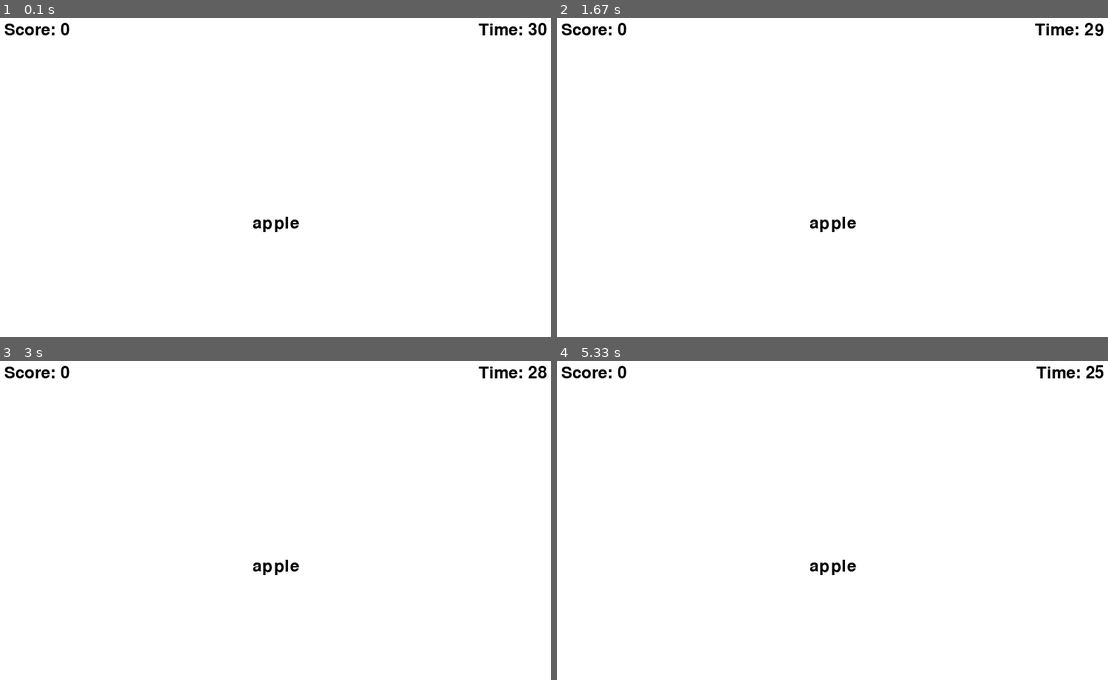
Above: before the commit, frames 1-4 (two rows, left to right).
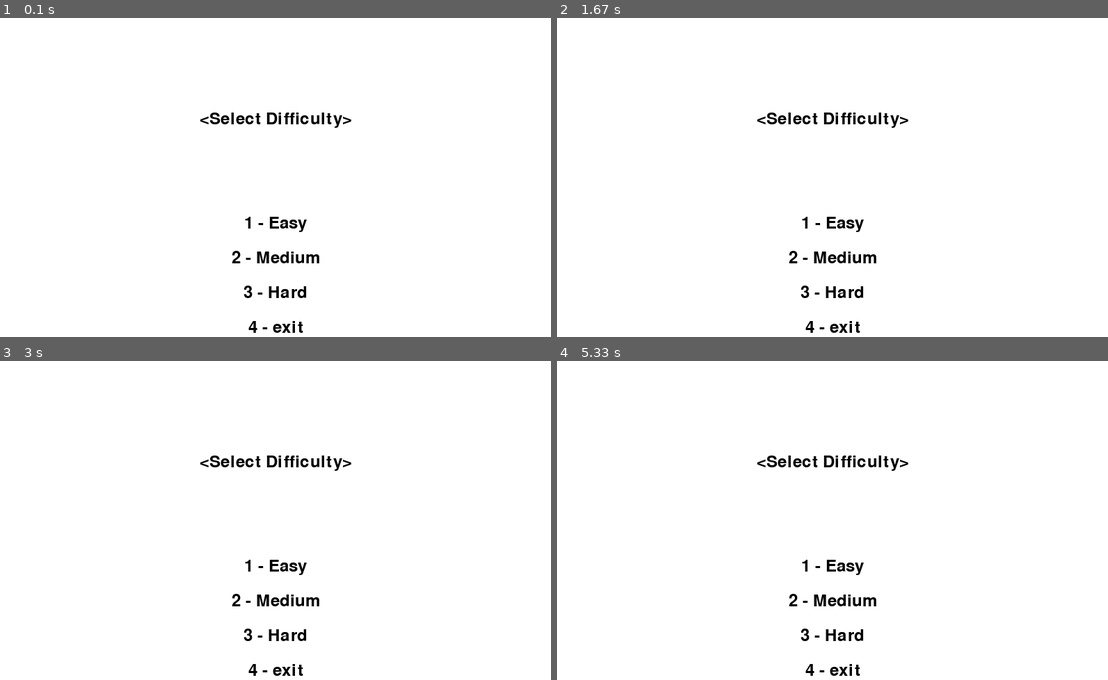
Above: after the commit, the same moments.

Repository: sunshovo/pythongame
Game: pygame game, started from pygametest.py
The game is run twice, just before and just after one commit, with the same random seed, the same clock (stepped at 60 frames per second) and the same inputs.
Inputs:
- Up to frame 1 (0.1 s): no input
- Up to frame 2 (1.67 s): tap Enter at 0.33 s
- Up to frame 3 (3 s): no input
- Up to frame 4 (5.33 s): no input

The runs differ from the first frame. In frame 1, 1.8% of the frame differs, in the area x 0-100%, y 1-99%; in frame 2, 1.8%; in frame 3, 1.8%; in frame 4, 1.8%.

Commit message:
difficulty selection added

Diff:
--- a/pygametest.py
+++ b/pygametest.py
@@ -25,6 +25,7 @@
 EASY = 1
 MEDIUM = 2
 HARD = 3
+EXIT = 4
 
 # Define the word lists for each level
 easy_words = ["apple", "banana", "cherry", "orange", "pear"]
@@ -35,6 +36,71 @@
 score = 0
 time_remaining = 30
 level = EASY
+
+# Define the difficulty selection loop
+difficulty_selected = False
+while not difficulty_selected:
+
+    # Clear the screen
+    screen.fill(WHITE)
+
+    # Draw the difficulty selection labels
+    title_label = font.render("<Select Difficulty>", True, BLACK)
+    easy_label = font.render("1 - Easy", True, BLACK)
+    medium_label = font.render("2 - Medium", True, BLACK)
+    hard_label = font.render("3 - Hard", True, BLACK)
+    exit_game = font.render("4 - exit", True, BLACK)
+
+    # Position the title label
+    title_x = SCREEN_WIDTH // 2 - title_label.get_width() // 2
+    title_y = SCREEN_HEIGHT // 3 - title_label.get_height() // 2 - 50
+    screen.blit(title_label, (title_x, title_y))
+
+    # Calculate the vertical spacing between labels
+    label_spacing = (SCREEN_HEIGHT // 2) // 6
+
+    # Position the difficulty labels
+    easy_x = SCREEN_WIDTH // 2 - easy_label.get_width() // 2
+    easy_y = SCREEN_HEIGHT // 2 - easy_label.get_height() // 2
+    screen.blit(easy_label, (easy_x, easy_y))
+
+    medium_x = SCREEN_WIDTH // 2 - medium_label.get_width() // 2
+    medium_y = easy_y + label_spacing
+    screen.blit(medium_label, (medium_x, medium_y))
+
+    hard_x = SCREEN_WIDTH // 2 - hard_label.get_width() // 2
+    hard_y = medium_y + label_spacing
+    screen.blit(hard_label, (hard_x, hard_y))
+
+    exit_x = SCREEN_WIDTH // 2 - exit_game.get_width() // 2
+    exit_y = hard_y + label_spacing
+    screen.blit(exit_game, (exit_x, exit_y))
+
+    # Update the display
+    pygame.display.flip()
+
+    # Handle events
+    for event in pygame.event.get():
+        if event.type == pygame.QUIT:
+            difficulty_selected = True
+            running = False
+        elif event.type == pygame.KEYDOWN:
+            if event.unicode.isnumeric():
+                num = int(event.unicode)
+                if num == EASY:
+                    level = EASY
+                    difficulty_selected = True
+                elif num == MEDIUM:
+                    level = MEDIUM
+                    difficulty_selected = True
+                elif num == HARD:
+                    level = HARD
+                    difficulty_selected = True
+                elif num == EXIT:
+                    level = EXIT
+                    difficulty_selected = True
+                    pygame.quit()
+                    sys.exit()
 
 # Define the word list for the current level
 if level == EASY:
